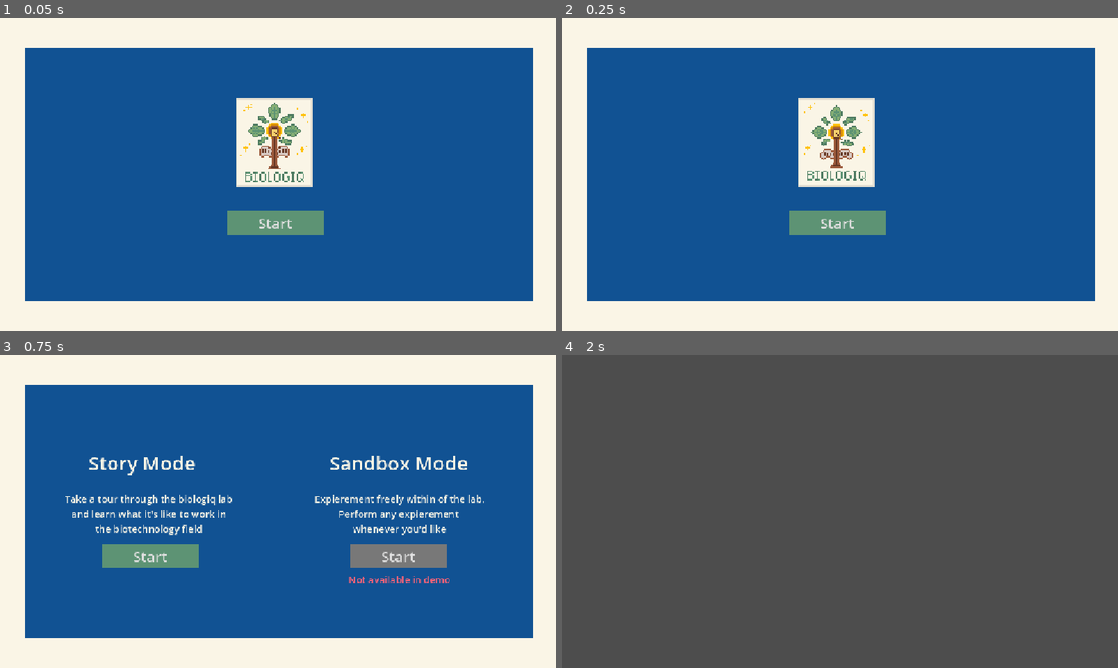
Above: before the commit, frames 1-4 (two rows, left to right).
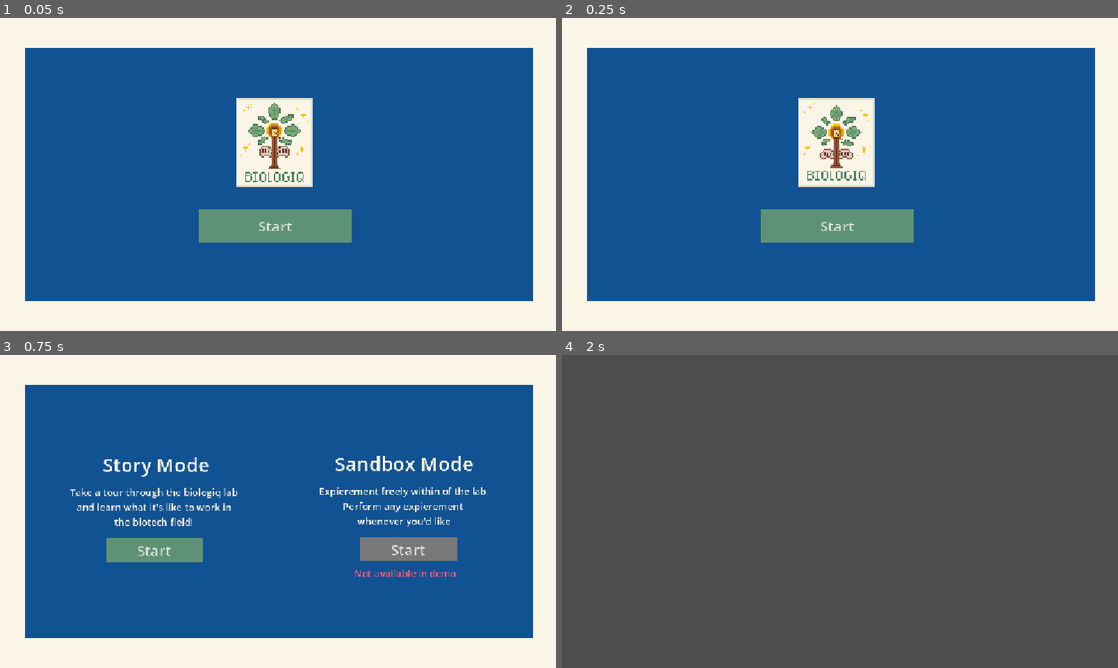
Above: after the commit, the same moments.

Repository: ashrithmedaa/Biologiq
Game: Godot game, scene res://Scenes/main.tscn
Two runs of this game, one before a commit and one after it. Both use one fixed random seed, a clock stepped at 60 frames per second and the inputs below.
Inputs:
- Up to frame 1 (0.05 s): no input
- Up to frame 2 (0.25 s): no input
- Up to frame 3 (0.75 s): click "Start" at 0.5 s
- Up to frame 4 (2 s): click "Start" at 1.25 s

The runs differ from the first frame. In frame 1, 1.7% of the frame differs, in the area x 35-64%, y 61-72%; in frame 2, 1.7%; in frame 3, 6.9%, in the area x 11-88%, y 32-73%; in frame 4, nothing differs.

Commit message:
Visual Overhauls and Visual Bugs fixed

Diff:
--- a/biologiq/Scenes/main.tscn
+++ b/biologiq/Scenes/main.tscn
@@ -20,7 +20,7 @@
 "duration": 1.0,
 "texture": SubResource("AtlasTexture_bo1nx")
 }],
-"loop": true,
+"loop": 1,
 "name": &"default",
 "speed": 2.0
 }]
@@ -85,10 +85,10 @@
 [node name="Camera2D" type="Camera2D" parent="." unique_id=1543562136]
 
 [node name="Button" type="Button" parent="." unique_id=728146240]
-offset_left = -105.0
-offset_top = 75.0
-offset_right = 95.0
-offset_bottom = 125.0
+offset_left = -163.0
+offset_top = 71.0
+offset_right = 153.0
+offset_bottom = 141.0
 pivot_offset = Vector2(100, 25)
 theme_override_font_sizes/font_size = 30
 theme_override_styles/normal = SubResource("StyleBoxFlat_bo1nx")
--- a/biologiq/Scenes/select_screen.tscn
+++ b/biologiq/Scenes/select_screen.tscn
@@ -61,10 +61,10 @@
 color = Color(0.06666667, 0.32156864, 0.5764706, 1)
 
 [node name="StoryModeHeader" type="Label" parent="." unique_id=1394014229]
-offset_left = -392.2818
-offset_top = -128.43573
-offset_right = -171.2818
-offset_bottom = -73.43573
+offset_left = -363.0
+offset_top = -125.0
+offset_right = -142.0
+offset_bottom = -70.0
 theme_override_colors/font_color = Color(0.98039216, 0.9607843, 0.9019608, 1)
 theme_override_font_sizes/font_size = 40
 text = "Story Mode"
@@ -72,23 +72,23 @@
 vertical_alignment = 1
 
 [node name="StoryModeDescription" type="Label" parent="." unique_id=1846525719]
-offset_left = -520.2818
-offset_top = -40.43573
-offset_right = -16.2818
-offset_bottom = 49.56427
+offset_left = -509.0
+offset_top = -54.0
+offset_right = -5.0
+offset_bottom = 36.0
 theme_override_colors/font_color = Color(0.98039216, 0.9607843, 0.9019608, 1)
 theme_override_font_sizes/font_size = 20
 text = "Take a tour through the biologiq lab
  and learn what it's like to work in
-the biotechnology field"
+the biotech field!"
 horizontal_alignment = 1
 vertical_alignment = 1
 
 [node name="SandboxModeDescription" type="Label" parent="." unique_id=1740095915]
-offset_left = -0.28179932
-offset_top = -40.43573
-offset_right = 503.7182
-offset_bottom = 49.56427
+offset_left = 9.0
+offset_top = -56.0
+offset_right = 513.0
+offset_bottom = 34.0
 theme_override_colors/font_color = Color(0.98039216, 0.9607843, 0.9019608, 1)
 theme_override_font_sizes/font_size = 20
 text = "Expierement freely within of the lab.
@@ -98,10 +98,10 @@
 vertical_alignment = 1
 
 [node name="SandboxModeDisabled" type="Label" parent="." unique_id=1582217892]
-offset_left = -0.28179932
-offset_top = 95.56427
-offset_right = 503.7182
-offset_bottom = 185.56427
+offset_left = 12.0
+offset_top = 83.0
+offset_right = 516.0
+offset_bottom = 173.0
 theme_override_colors/font_color = Color(0.97411495, 0.3871956, 0.4678343, 1)
 theme_override_font_sizes/font_size = 20
 text = "Not available in demo"
@@ -109,10 +109,10 @@
 vertical_alignment = 1
 
 [node name="SandboxModeHeader" type="Label" parent="." unique_id=1502328315]
-offset_left = 106.7182
-offset_top = -128.43573
-offset_right = 393.7182
-offset_bottom = -73.43573
+offset_left = 118.0
+offset_top = -127.0
+offset_right = 405.0
+offset_bottom = -72.0
 theme_override_colors/font_color = Color(0.98039216, 0.9607843, 0.9019608, 1)
 theme_override_font_sizes/font_size = 40
 text = "Sandbox Mode"
@@ -120,10 +120,10 @@
 vertical_alignment = 1
 
 [node name="StoryModeButton" type="Button" parent="." unique_id=1286870646]
-offset_left = -364.0
-offset_top = 67.0
-offset_right = -164.0
-offset_bottom = 117.0
+offset_left = -356.0
+offset_top = 55.0
+offset_right = -156.0
+offset_bottom = 105.0
 pivot_offset = Vector2(100, 25)
 theme_override_font_sizes/font_size = 30
 theme_override_styles/normal = SubResource("StyleBoxFlat_lyo6h")
@@ -135,10 +135,10 @@
 text = "Start"
 
 [node name="SandboxModeButton" type="Button" parent="." unique_id=1577919353]
-offset_left = 150.0
-offset_top = 67.0
-offset_right = 350.0
-offset_bottom = 117.0
+offset_left = 170.0
+offset_top = 53.0
+offset_right = 370.0
+offset_bottom = 103.0
 pivot_offset = Vector2(100, 25)
 theme_override_font_sizes/font_size = 30
 theme_override_styles/normal = SubResource("StyleBoxFlat_kr1nt")
--- a/biologiq/project.godot
+++ b/biologiq/project.godot
@@ -12,7 +12,7 @@
 
 config/name="Biologiq"
 run/main_scene="uid://cbepbiod6kuqb"
-config/features=PackedStringArray("4.6", "Mobile")
+config/features=PackedStringArray("4.7", "Mobile")
 
 [display]
 
Not shown, changed: biologiq/export_presets.cfg
